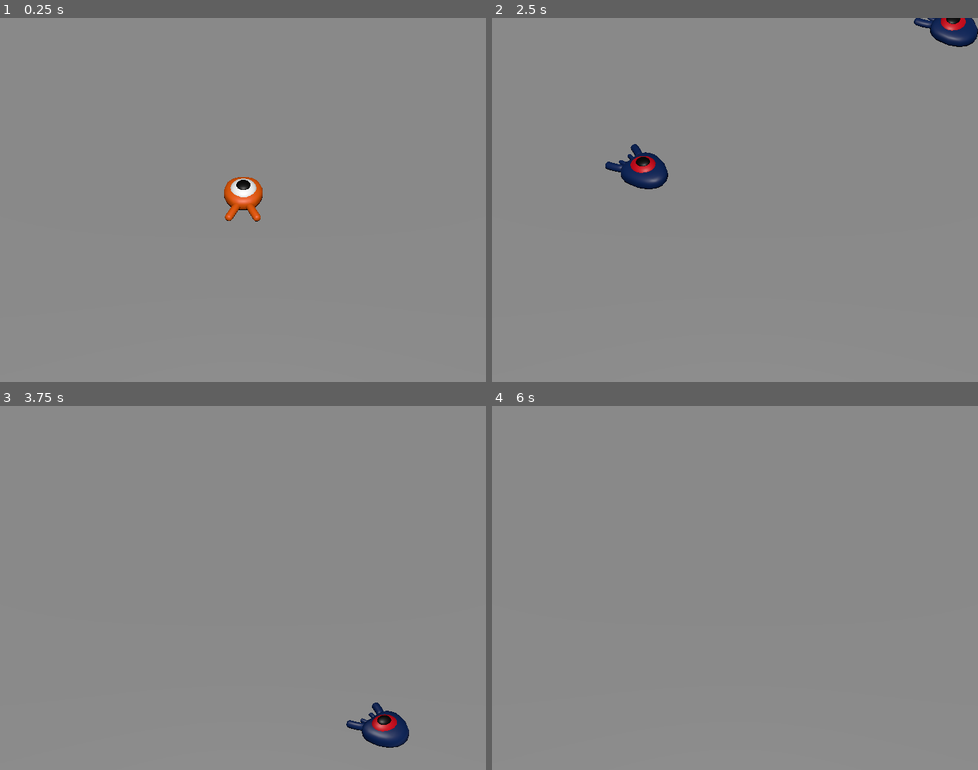
Above: before the commit, frames 1-4 (two rows, left to right).
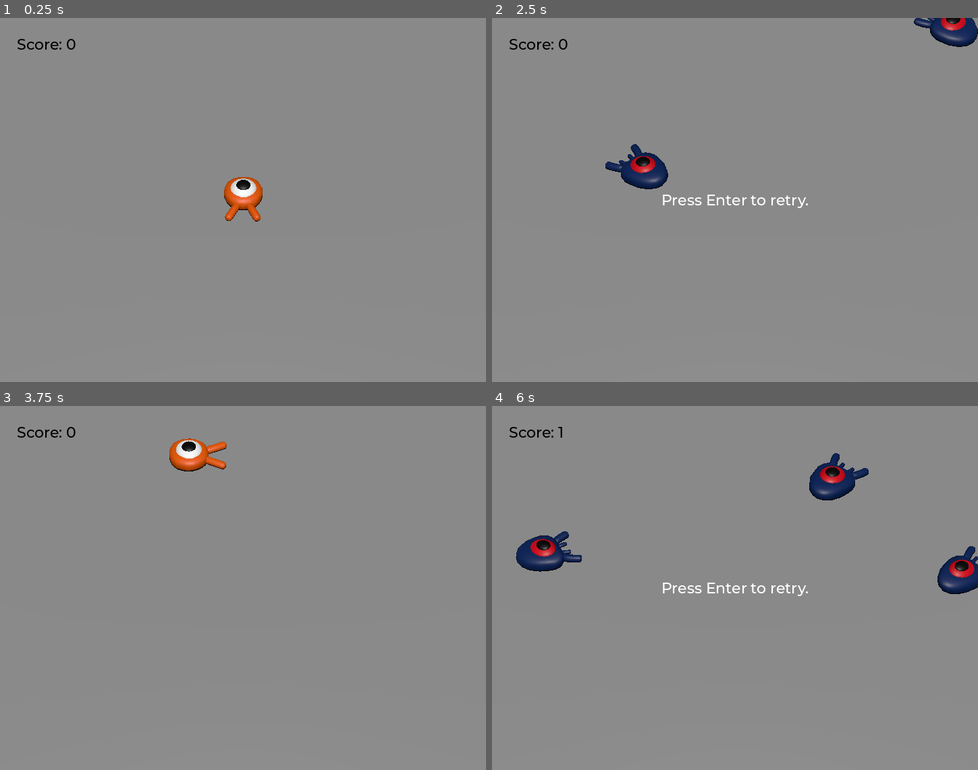
Above: after the commit, the same moments.

Repository: DivyaRasania/squash-the-creeps
Game: Godot game, scene res://scenes/main.tscn
Two runs of this game, one before a commit and one after it. Both use one fixed random seed, a clock stepped at 60 frames per second and the inputs below.
Inputs:
- Up to frame 1 (0.25 s): no input
- Up to frame 2 (2.5 s): tap Enter (ui_accept) at 0.5, 1.35 s; hold D (move_right) 0.53-1.28 s; hold Enter (ui_accept) 0.53-1.28 s; tap Space (jump) at 0.77, 1.52 s; hold S (move_back) 1.28-2.03 s; hold D (move_right) from 2.03 s (still down); hold Enter (ui_accept) from 2.03 s (still down)
- Up to frame 3 (3.75 s): release D (move_right) at 2.78 s; release Enter (ui_accept) at 2.78 s; hold W (move_forward) 2.78-3.53 s; tap Enter (ui_accept) at 2.85 s; tap Space (jump) at 3.02 s; hold A (move_left) from 3.53 s (still down); hold Enter (ui_accept) from 3.53 s (still down)
- Up to frame 4 (6 s): tap Space (jump) at 3.77, 4.52 s; release Enter (ui_accept) at 4.28 s; tap Enter (ui_accept) at 4.35, 5.85 s; release A (move_left) at 5.03 s; hold S (move_back) 5.03-5.78 s; hold Enter (ui_accept) 5.03-5.78 s; hold D (move_right) from 5.78 s (still down)

The runs differ from the first frame. In frame 1, 0.1% of the frame differs, in the area x 3-16%, y 5-9%; in frame 2, 0.4%; in frame 3, 1.8%; in frame 4, 3.0%, in the area x 3-100%, y 5-53%.

Commit message:
score and replay done

Diff:
--- a/project.godot
+++ b/project.godot
@@ -14,6 +14,10 @@
 run/main_scene="res://scenes/main.tscn"
 config/features=PackedStringArray("4.3")
 config/icon="res://icon.png"
+
+[autoload]
+
+MusicPlayer="*res://scenes/music_player.tscn"
 
 [display]
 
--- a/scenes/main.tscn
+++ b/scenes/main.tscn
@@ -1,8 +1,10 @@
-[gd_scene load_steps=9 format=3 uid="uid://ckww7mwftsieo"]
+[gd_scene load_steps=12 format=3 uid="uid://ckww7mwftsieo"]
 
 [ext_resource type="Script" path="res://scripts/main.gd" id="1_o0yhk"]
 [ext_resource type="PackedScene" uid="uid://1d0o7csoor5k" path="res://scenes/player.tscn" id="1_oc1b3"]
 [ext_resource type="PackedScene" uid="uid://cksshf2rp5we5" path="res://scenes/mob.tscn" id="2_mvmr6"]
+[ext_resource type="FontFile" uid="uid://cog8bbmkt7ejj" path="res://fonts/Montserrat-Medium.ttf" id="4_5pswu"]
+[ext_resource type="Script" path="res://scripts/score_label.gd" id="5_mvvgm"]
 
 [sub_resource type="BoxShape3D" id="BoxShape3D_sar5u"]
 size = Vector3(60, 2, 60)
@@ -22,6 +24,10 @@
 "tilts": PackedFloat32Array(0, 0, 0, 0, 0)
 }
 point_count = 5
+
+[sub_resource type="Theme" id="Theme_tienp"]
+default_font = ExtResource("4_5pswu")
+default_font_size = 22
 
 [node name="Main" type="Node"]
 script = ExtResource("1_o0yhk")
@@ -74,11 +80,54 @@
 curve = SubResource("Curve3D_015rc")
 
 [node name="SpawnLocation" type="PathFollow3D" parent="SpawnPath"]
-transform = Transform3D(0.0076226, -0.00200573, -0.999969, 0, 0.999998, -0.00200579, 0.999971, 1.52893e-05, 0.00762259, -19.0928, 0.00341797, -18.6321)
+transform = Transform3D(0.0076226, -0.00200573, -0.999969, 0, 0.999997, -0.00200579, 0.999971, 1.52893e-05, 0.00762259, -19.0928, 0.00341797, -18.6321)
 
 [node name="MobTimer" type="Timer" parent="."]
 wait_time = 0.5
 autostart = true
 
+[node name="UserInterface" type="Control" parent="."]
+layout_mode = 3
+anchors_preset = 15
+anchor_right = 1.0
+anchor_bottom = 1.0
+grow_horizontal = 2
+grow_vertical = 2
+theme = SubResource("Theme_tienp")
+
+[node name="ScoreLabel" type="Label" parent="UserInterface"]
+layout_mode = 0
+offset_left = 25.0
+offset_top = 25.0
+offset_right = 86.0
+offset_bottom = 48.0
+theme_override_colors/font_color = Color(0, 0, 0, 1)
+text = "Score: 0"
+script = ExtResource("5_mvvgm")
+
+[node name="Retry" type="ColorRect" parent="UserInterface"]
+layout_mode = 1
+anchors_preset = 15
+anchor_right = 1.0
+anchor_bottom = 1.0
+grow_horizontal = 2
+grow_vertical = 2
+color = Color(0, 0, 0, 0)
+
+[node name="Label" type="Label" parent="UserInterface/Retry"]
+layout_mode = 1
+anchors_preset = 8
+anchor_left = 0.5
+anchor_top = 0.5
+anchor_right = 0.5
+anchor_bottom = 0.5
+offset_left = -109.0
+offset_top = -14.0
+offset_right = 109.0
+offset_bottom = 14.0
+grow_horizontal = 2
+grow_vertical = 2
+text = "Press Enter to retry."
+
 [connection signal="hit" from="Player" to="." method="_on_player_hit"]
 [connection signal="timeout" from="MobTimer" to="." method="_on_mob_timer_timeout"]
--- /dev/null
+++ b/scenes/music_player.tscn
@@ -0,0 +1,8 @@
+[gd_scene load_steps=2 format=3 uid="uid://d1n5n2nbgj11a"]
+
+[ext_resource type="AudioStream" uid="uid://pxhjt7xbmec7" path="res://art/Get Over It - Everet Almond.mp3" id="1_o1p26"]
+
+[node name="MusicPlayer" type="AudioStreamPlayer"]
+stream = ExtResource("1_o1p26")
+volume_db = -5.0
+autoplay = true
--- a/scripts/main.gd
+++ b/scripts/main.gd
@@ -1,6 +1,9 @@
 extends Node
 
 @export var mob_scene: PackedScene
+
+func _ready():
+	$UserInterface/Retry.hide()
 
 func _on_mob_timer_timeout():
 	# Create a new instance of the Mob scene.
@@ -18,5 +21,14 @@
 	# Spawn the mob by adding it to the Main scene.
 	add_child(mob)
 
+	# We connect the mob to the score label to update the score upon squashing one.
+	mob.squashed.connect($UserInterface/ScoreLabel._on_mob_squashed.bind())
+
 func _on_player_hit():
 	$MobTimer.stop()
+	$UserInterface/Retry.show()
+
+func _unhandled_input(event):
+	if event.is_action_pressed("ui_accept") and $UserInterface/Retry.visible:
+		# This restarts the current scene.
+		get_tree().reload_current_scene()
--- /dev/null
+++ b/scripts/score_label.gd
@@ -0,0 +1,7 @@
+extends Label
+
+var score = 0
+
+func _on_mob_squashed():
+	score += 1
+	text = "Score: %s" % score
Not shown, added: art/Get Over It - Everet Almond.mp3.import
Not shown, added: art/Get Over It - Everet Almond.mp3
